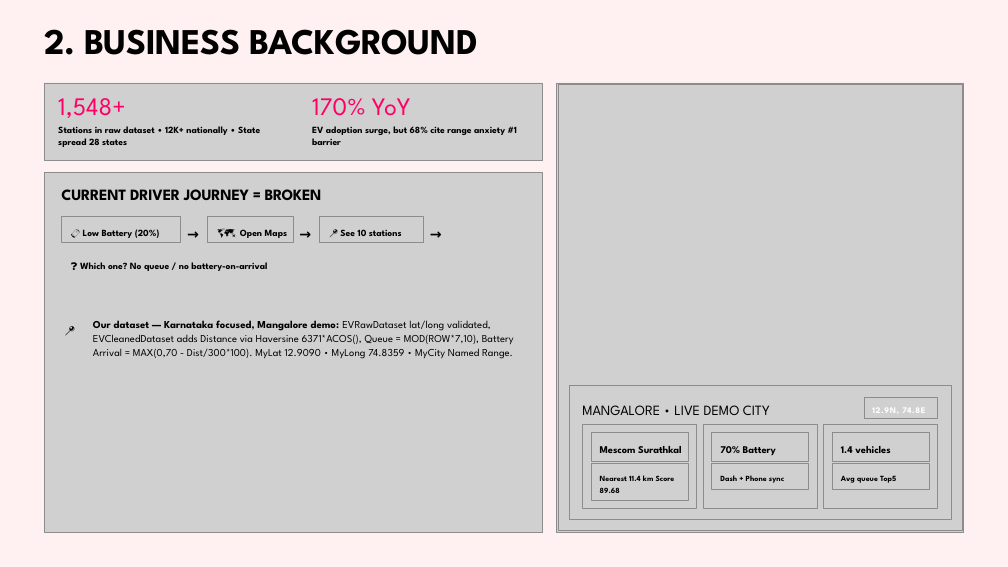
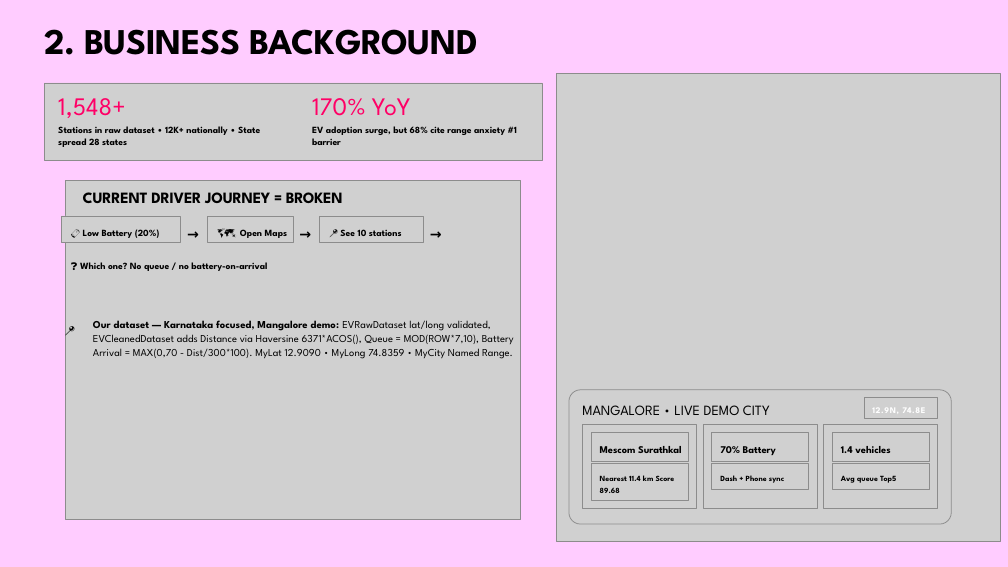
Before and after one commit to JEISAMATHEW/EV_Recommendation_Dashboard, a slide deck: slide 4 of EV Recommendation Dashboard.pptx. Drawn at 1008x567 pixels with LibreOffice and Linux fonts; fonts in the diff are those of the drawing; grey boxes stand for pictures. Boxes give left, top, right and bottom in pixels: in the first picture for what was removed or moved away, otherwise in the second. Text is boxed around its words. In the diff, an @@ line names an element or a change of style, - is before the commit and + after.

```diff
--- a/EV Recommendation Dashboard.pptx
+++ b/EV Recommendation Dashboard.pptx
@@ background #FFF1F1 to #FFCCFF @@
@@ picture: place and size @@
-picture at [557,83,964,532]
+picture at [557,73,1000,541]
@@ picture removed at [558,85,963,531] @@
@@ picture: place and size @@
-picture at [44,172,542,532]
+picture at [66,180,521,520]
@@ text "CURRENT DRIVER JOURNEY = BROKEN": place and size @@
-text "CURRENT DRIVER JOURNEY = BROKEN" at [61,189,322,200]
+text "CURRENT DRIVER JOURNEY = BROKEN" at [83,192,343,203]
@@ picture: place and size @@
-picture at [569,386,952,520]
+picture at [569,390,952,525]
```
Also in this commit, not shown: 14 other slides changed.
